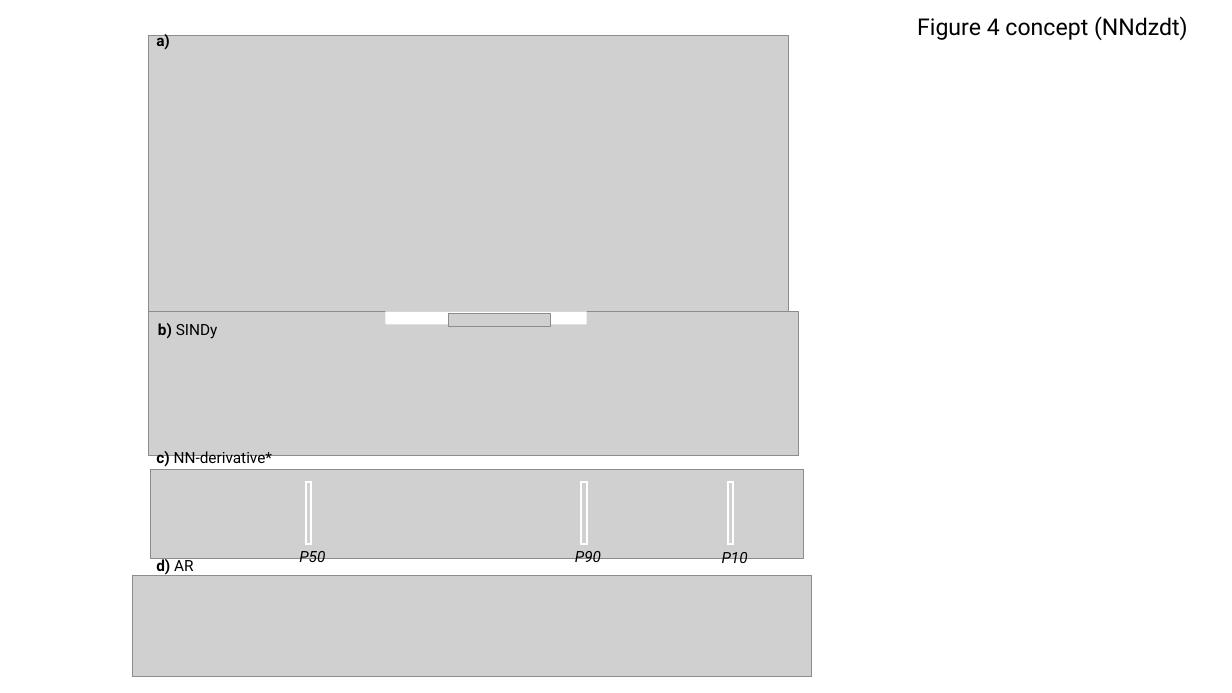
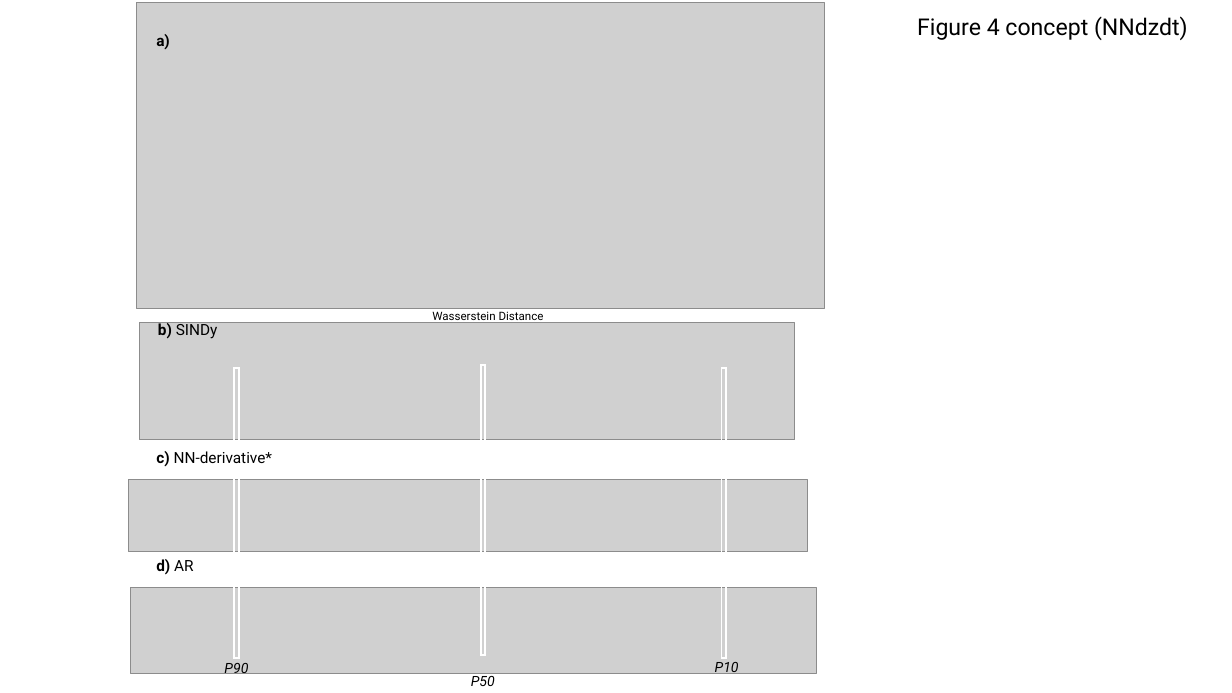
Before and after one commit to LLNL/mphys-surrogate-model, a slide deck: slide 4 of figures/figures.pptx. Drawn at 1232x693 pixels with LibreOffice and Linux fonts; fonts in the diff are those of the drawing; grey boxes stand for pictures. Boxes give left, top, right and bottom in pixels: in the first picture for what was removed or moved away, otherwise in the second. Text is boxed around its words. In the diff, an @@ line names an element or a change of style, - is before the commit and + after.

```diff
--- a/figures/figures.pptx
+++ b/figures/figures.pptx
@@ picture: place and size @@
-picture at (149, 36, 788, 321)
+picture at (137, 3, 824, 309)
@@ picture: place and size @@
-picture at (149, 311, 799, 455)
+picture at (140, 323, 796, 440)
@@ rectangle removed at (385, 311, 587, 324) @@
@@ text added at (432, 311, 544, 323), 9 pt, text #000000 @@
+Wasserstein Distance
@@ picture removed at (448, 313, 551, 326) @@
@@ rectangle: place and size @@
-rectangle at (306, 482, 311, 544)
+rectangle at (235, 368, 239, 658)
@@ rectangle: place and size @@
-rectangle at (581, 482, 587, 544)
+rectangle at (481, 365, 485, 655)
@@ rectangle: place and size @@
-rectangle at (728, 482, 734, 544)
+rectangle at (722, 368, 726, 658)
@@ picture: place and size @@
-picture at (151, 470, 803, 558)
+picture at (128, 480, 808, 552)
@@ picture: place and size @@
-picture at (133, 576, 812, 677)
+picture at (131, 588, 817, 674)
@@ size 12 to 11 pt in 3 elements at (715, 662, 739, 677), (471, 673, 495, 686), (224, 663, 248, 678) @@
@@ text "P90": place and size @@
-text "P90" at (575, 551, 601, 567)
+text "P90" at (224, 663, 248, 678)
@@ text "P10": place and size @@
-text "P10" at (722, 552, 748, 567)
+text "P10" at (715, 662, 739, 677)
@@ text "P50": place and size @@
-text "P50" at (299, 551, 325, 567)
+text "P50" at (471, 673, 495, 686)
```
Also in this commit, not shown: 2 other slides changed, 2 other files.
